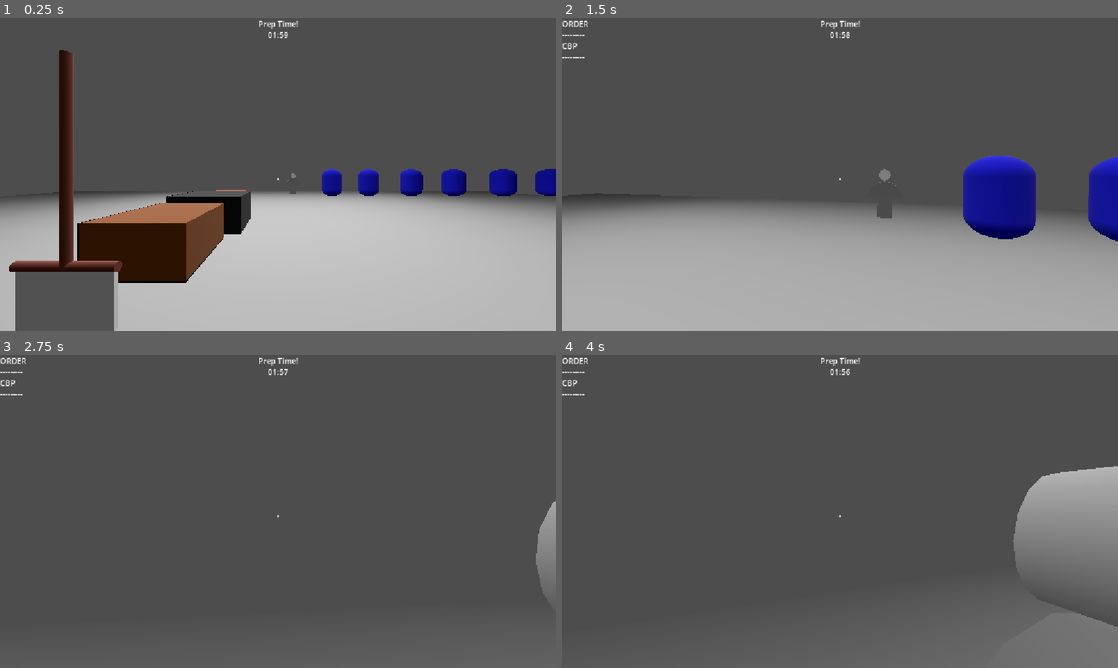
Above: before the commit, frames 1-4 (two rows, left to right).
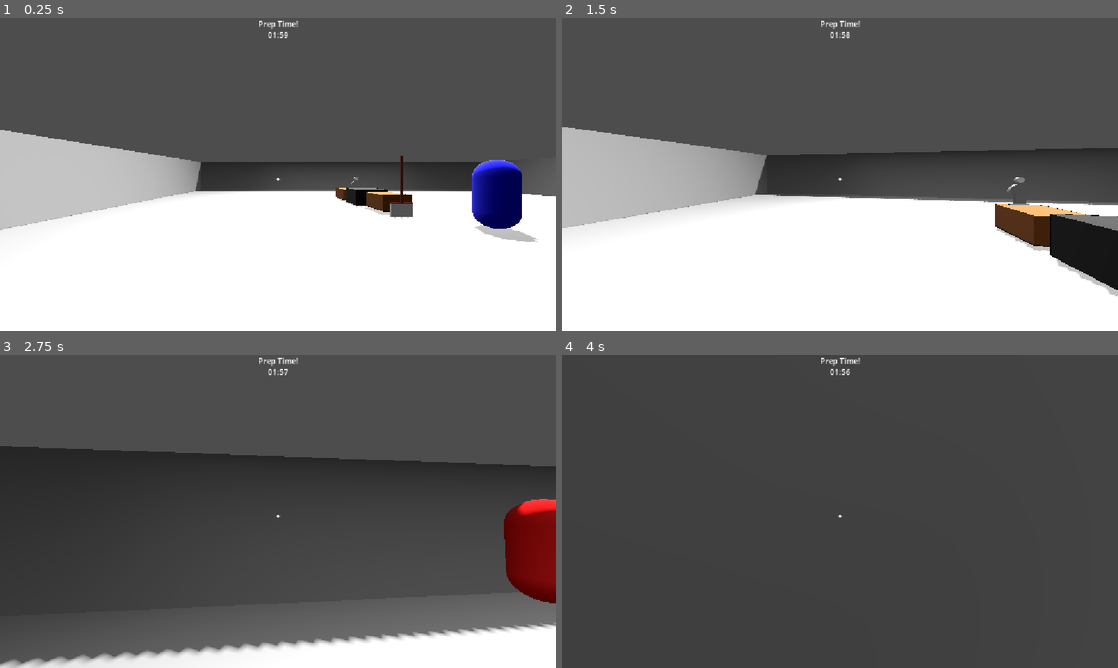
Above: after the commit, the same moments.

Repository: AlexLietha/Slacker
Game: Godot game, scene res://Scenes/test.tscn
Same seed, same stepped clock (60 frames per second), same inputs: the game is played once before the commit and once after it. The project has no main scene, so this scene is started directly.
Inputs (mouse positions are in pixels of both pictures, inside the frame that each line leads up to):
- Up to frame 1 (0.25 s): no input
- Up to frame 2 (1.5 s): tap Enter (ui_accept) at 0.5, 0.77 s; move the mouse to (867, 174) at 0.52 s; hold W (moveForward) from 0.53 s (still down); right-click (867, 174) at 0.6 s; move the mouse to (812, 174) at 1.27 s; tap E (interact) at 1.35 s
- Up to frame 3 (2.75 s): keep holding W (moveForward); tap Enter (ui_accept) at 1.52 s; move the mouse to (289, 505) at 2.02 s; tap ` (reassignRoles) at 2.1 s
- Up to frame 4 (4 s): keep holding W (moveForward); move the mouse to (834, 517) at 2.77 s; right-click (834, 517) at 2.85 s; tap Enter (ui_accept) at 3.02, 3.5, 3.77 s; move the mouse to (878, 514) at 3.52 s; tap E (interact) at 3.6 s

The runs differ from the first frame. In frame 1, 54% of the frame differs, in the area x 0-100%, y 10-100%; in frame 2, 54%, in the area x 0-100%, y 0-100%; in frame 3, 25%; in frame 4, 20%.

Commit message:
Every cook is now a player! Removed redundant player_controller.gd script and merged it into playerMovement.gd. Also added walls around test area

Diff:
--- a/slacker/Scenes/lobby_area.tscn
+++ b/slacker/Scenes/lobby_area.tscn
@@ -1,6 +1,5 @@
 [gd_scene format=3 uid="uid://bo5noycjqc8v0"]
 
-[ext_resource type="PackedScene" uid="uid://cvpyrpe15q2qy" path="res://Scenes/cook.tscn" id="2_qoeas"]
 [ext_resource type="PackedScene" uid="uid://w1hcy6j1i0vj" path="res://Scenes/player.tscn" id="3_ioqnf"]
 
 [sub_resource type="ProceduralSkyMaterial" id="ProceduralSkyMaterial_jlmwd"]
@@ -39,23 +38,20 @@
 
 [node name="Players" type="Node" parent="." unique_id=1901309178]
 
-[node name="Player" parent="Players" unique_id=1194345959 instance=ExtResource("2_qoeas")]
-transform = Transform3D(1, 0, 0, 0, 1, 0, 0, 0, 1, -3.5294867, 0.25, -2.5693521)
+[node name="Player2" parent="Players" unique_id=1090027167 instance=ExtResource("3_ioqnf")]
+transform = Transform3D(1, 0, 0, 0, 1, 0, 0, 0, 1, 0, 0.25, 4)
 
-[node name="Player2" parent="Players" unique_id=1597356447 instance=ExtResource("2_qoeas")]
-transform = Transform3D(1, 0, 0, 0, 1, 0, 0, 0, 1, -1.7883921, 0.25, -2.5693521)
+[node name="Player3" parent="Players" unique_id=610971361 instance=ExtResource("3_ioqnf")]
+transform = Transform3D(1, 0, 0, 0, 1, 0, 0, 0, 1, -1, 0.25, 4)
 
-[node name="Player3" parent="Players" unique_id=249940479 instance=ExtResource("2_qoeas")]
-transform = Transform3D(1, 0, 0, 0, 1, 0, 0, 0, 1, 0.015427828, 0.25, -2.5693521)
+[node name="Player4" parent="Players" unique_id=466042631 instance=ExtResource("3_ioqnf")]
+transform = Transform3D(1, 0, 0, 0, 1, 0, 0, 0, 1, -2, 0.25, 4)
 
-[node name="Player4" parent="Players" unique_id=1218661980 instance=ExtResource("2_qoeas")]
-transform = Transform3D(1, 0, 0, 0, 1, 0, 0, 0, 1, 1.5733874, 0.25, -2.5693521)
+[node name="Player5" parent="Players" unique_id=114169812 instance=ExtResource("3_ioqnf")]
+transform = Transform3D(1, 0, 0, 0, 1, 0, 0, 0, 1, -3, 0.25, 4)
 
-[node name="Player5" parent="Players" unique_id=827255548 instance=ExtResource("2_qoeas")]
-transform = Transform3D(1, 0, 0, 0, 1, 0, 0, 0, 1, 3.1314423, 0.25, -2.5693521)
+[node name="Player6" parent="Players" unique_id=124597235 instance=ExtResource("3_ioqnf")]
+transform = Transform3D(1, 0, 0, 0, 1, 0, 0, 0, 1, -4, 0.25, 4)
 
-[node name="Player6" parent="Players" unique_id=122886037 instance=ExtResource("2_qoeas")]
-transform = Transform3D(1, 0, 0, 0, 1, 0, 0, 0, 1, 4.476483, 0.25, -2.5693521)
-
-[node name="Player" parent="." unique_id=1090027167 instance=ExtResource("3_ioqnf")]
+[node name="Player" parent="." unique_id=1982631418 instance=ExtResource("3_ioqnf")]
 transform = Transform3D(1, 0, 0, 0, 1, 0, 0, 0, 1, 1.4306643, 0.24999976, 3.5432072)
--- a/slacker/Scenes/player.tscn
+++ b/slacker/Scenes/player.tscn
@@ -4,29 +4,39 @@
 [ext_resource type="Script" uid="uid://dqpaw7ty68pbe" path="res://Scripts/playerMovement.gd" id="1_g2els"]
 [ext_resource type="Script" uid="uid://3i2b3c7mfewl" path="res://Scripts/Orders/UI/order_list.gd" id="3_6t5aa"]
 
-[sub_resource type="BoxShape3D" id="BoxShape3D_7jh4o"]
-size = Vector3(0.6, 1, 0.15)
+[sub_resource type="CapsuleShape3D" id="CapsuleShape3D_vgqql"]
+
+[sub_resource type="CapsuleMesh" id="CapsuleMesh_6t5aa"]
+
+[sub_resource type="CylinderMesh" id="CylinderMesh_fkybt"]
+height = 1.5333862
 
 [node name="Player" type="CharacterBody3D" unique_id=1090027167 node_paths=PackedStringArray("interactionRayCast", "grabbedItem")]
 script = ExtResource("1_g2els")
 interactionRayCast = NodePath("Camera3D/Interaction Range")
 grabbedItem = NodePath("GrabbedObjectPosition")
 
+[node name="PlayerCollision" type="CollisionShape3D" parent="." unique_id=2098379967]
+transform = Transform3D(0.633, 0, 0, 0, 0.633, 0, 0, 0, 0.633, 0, 0.50020564, 0)
+shape = SubResource("CapsuleShape3D_vgqql")
+
+[node name="PlayerMesh" type="MeshInstance3D" parent="." unique_id=1047470937]
+transform = Transform3D(0.633, 0, 0, 0, 0.633, 0, 0, 0, 0.633, 0, 0.50020564, 0)
+mesh = SubResource("CapsuleMesh_6t5aa")
+
 [node name="Camera3D" type="Camera3D" parent="." unique_id=1067204491]
-transform = Transform3D(1, 0, 0, 0, 1, 0, 0, 0, 1, 0, 0.8, 0)
+transform = Transform3D(1, 0, 0, 0, 1, 0, 0, 0, 1, 0, 0.862, -0.25)
 current = true
+
+[node name="Hat" type="MeshInstance3D" parent="Camera3D" unique_id=913713231]
+transform = Transform3D(0.56, 0, 0, 0, 0.36, 0, 0, 0, 0.56, 0, 0.341, 0.25)
+mesh = SubResource("CylinderMesh_fkybt")
 
 [node name="Interaction Range" type="RayCast3D" parent="Camera3D" unique_id=1386856921]
 transform = Transform3D(1, 0, 0, 0, 1, 0, 0, 0, 1, 0, 0, -0.09092179)
 target_position = Vector3(0, 0, -3)
 collision_mask = 2
 script = ExtResource("1_3vyb7")
-
-[node name="Body" type="Node3D" parent="." unique_id=975716534]
-
-[node name="CollisionShape3D" type="CollisionShape3D" parent="." unique_id=312660711]
-transform = Transform3D(1, 0, 0, 0, 1, 0, 0, 0, 1, 0, 0.5, 0)
-shape = SubResource("BoxShape3D_7jh4o")
 
 [node name="UI" type="CanvasLayer" parent="." unique_id=762339402]
 
--- a/slacker/Scenes/test.tscn
+++ b/slacker/Scenes/test.tscn
@@ -8,7 +8,6 @@
 [ext_resource type="PackedScene" uid="uid://2riwns1moyus" path="res://Scenes/Grabbable Objects/burger_patty.tscn" id="6_5wyu1"]
 [ext_resource type="PackedScene" uid="uid://betf2qehtbsgn" path="res://Scenes/box.tscn" id="6_i3aeo"]
 [ext_resource type="PackedScene" uid="uid://bgu1pls1ejp2t" path="res://Scenes/Grabbable Objects/plate.tscn" id="7_5wyu1"]
-[ext_resource type="PackedScene" uid="uid://cvpyrpe15q2qy" path="res://Scenes/cook.tscn" id="8_0c07c"]
 [ext_resource type="PackedScene" uid="uid://dk6cu2cs85urb" path="res://Scenes/Grabbable Objects/broom.tscn" id="9_2cgwh"]
 
 [sub_resource type="Environment" id="Environment_7jh4o"]
@@ -16,12 +15,36 @@
 
 [node name="Node3D" type="Node3D" unique_id=464850409]
 
+[node name="DirectionalLight3D" type="DirectionalLight3D" parent="." unique_id=1984504968]
+transform = Transform3D(-0.8660254, -0.43301278, 0.25, 0, 0.49999997, 0.86602545, -0.50000006, 0.75, -0.43301266, 0, 0, 0)
+shadow_enabled = true
+
 [node name="TimerUI" parent="." unique_id=1773043747 instance=ExtResource("1_iaow0")]
 
 [node name="CSGBox3D" type="CSGBox3D" parent="." unique_id=1246626760]
 transform = Transform3D(1, 0, 0, 0, 1, 0, 0, 0, 1, 0, -0.1, 0)
 use_collision = true
 size = Vector3(20, 0.2, 20)
+
+[node name="CSGBox3D2" type="CSGBox3D" parent="." unique_id=899812674]
+transform = Transform3D(1, 0, 0, 0, 1, 0, 0, 0, 1, 9.5, 0.79999995, 0)
+use_collision = true
+size = Vector3(1, 2, 20)
+
+[node name="CSGBox3D3" type="CSGBox3D" parent="." unique_id=776678343]
+transform = Transform3D(1, 0, 0, 0, 1, 0, 0, 0, 1, -9.5, 0.79999995, 0)
+use_collision = true
+size = Vector3(1, 2, 20)
+
+[node name="CSGBox3D4" type="CSGBox3D" parent="." unique_id=177524065]
+transform = Transform3D(-4.371139e-08, 0, 1, 0, 1, 0, -1, 0, -4.371139e-08, -0.5, 0.79999995, 9)
+use_collision = true
+size = Vector3(1, 2, 20)
+
+[node name="CSGBox3D5" type="CSGBox3D" parent="." unique_id=1104345728]
+transform = Transform3D(-4.371139e-08, 0, 1, 0, 1, 0, -1, 0, -4.371139e-08, -0.5, 0.79999995, -10)
+use_collision = true
+size = Vector3(1, 2, 20)
 
 [node name="Player" parent="." unique_id=1090027167 instance=ExtResource("1_lc1oi")]
 
@@ -53,23 +76,20 @@
 
 [node name="Players" type="Node" parent="." unique_id=929891748]
 
-[node name="Player" parent="Players" unique_id=1194345959 instance=ExtResource("8_0c07c")]
-transform = Transform3D(-1, 0, -1.509958e-07, 0, 1, 0, 1.509958e-07, 0, -1, 9.979236, -0.49909234, -7.483194)
+[node name="Player2" parent="Players" unique_id=2111039850 instance=ExtResource("1_lc1oi")]
+transform = Transform3D(1, 0, 0, 0, 1, 0, 0, 0, 1, 0, 0.25, 4)
 
-[node name="Player2" parent="Players" unique_id=1302192116 instance=ExtResource("8_0c07c")]
-transform = Transform3D(-1, 0, -1.509958e-07, 0, 1, 0, 1.509958e-07, 0, -1, 8.238141, -0.49909234, -7.4831934)
+[node name="Player3" parent="Players" unique_id=1602023628 instance=ExtResource("1_lc1oi")]
+transform = Transform3D(1, 0, 0, 0, 1, 0, 0, 0, 1, -1, 0.25, 4)
 
-[node name="Player3" parent="Players" unique_id=59517641 instance=ExtResource("8_0c07c")]
-transform = Transform3D(-1, 0, -1.509958e-07, 0, 1, 0, 1.509958e-07, 0, -1, 6.4343214, -0.49909234, -7.4831934)
+[node name="Player4" parent="Players" unique_id=564572571 instance=ExtResource("1_lc1oi")]
+transform = Transform3D(1, 0, 0, 0, 1, 0, 0, 0, 1, -2, 0.25, 4)
 
-[node name="Player4" parent="Players" unique_id=581875996 instance=ExtResource("8_0c07c")]
-transform = Transform3D(-1, 0, -1.509958e-07, 0, 1, 0, 1.509958e-07, 0, -1, 4.876362, -0.49909234, -7.4831934)
+[node name="Player5" parent="Players" unique_id=1499186500 instance=ExtResource("1_lc1oi")]
+transform = Transform3D(1, 0, 0, 0, 1, 0, 0, 0, 1, -3, 0.25, 4)
 
-[node name="Player5" parent="Players" unique_id=1795255485 instance=ExtResource("8_0c07c")]
-transform = Transform3D(-1, 0, -1.509958e-07, 0, 1, 0, 1.509958e-07, 0, -1, 3.318307, -0.49909234, -7.4831934)
-
-[node name="Player6" parent="Players" unique_id=1385507306 instance=ExtResource("8_0c07c")]
-transform = Transform3D(-1, 0, -1.509958e-07, 0, 1, 0, 1.509958e-07, 0, -1, 1.9732661, -0.49909234, -7.483193)
+[node name="Player6" parent="Players" unique_id=1204273178 instance=ExtResource("1_lc1oi")]
+transform = Transform3D(1, 0, 0, 0, 1, 0, 0, 0, 1, -4, 0.25, 4)
 
 [node name="Broom2" parent="." unique_id=1768105010 instance=ExtResource("9_2cgwh")]
 transform = Transform3D(1, 0, 0, 0, 1, 0, 0, 0, 1, -1.0911354, 0, -1.0531983)
--- a/slacker/Scripts/Orders/order_manager.gd
+++ b/slacker/Scripts/Orders/order_manager.gd
@@ -11,7 +11,6 @@
 
 func _ready() -> void:
 	OrderSpawner.GetNewOrderSignal().connect(StartOrder)
-	OrderSpawner.StartSpawningOrder()
 
 func StartOrder(order: Order) -> Order:
 	orderInt += 1
--- a/slacker/Scripts/playerMovement.gd
+++ b/slacker/Scripts/playerMovement.gd
@@ -4,16 +4,39 @@
 @export var speed := 5.0
 @export var jumpVelocity := 5
 @export var mouseSensitivity := 0.004
+@export var role = "Cook"
 
 @onready var camera = $Camera3D
+@onready var hat := $Camera3D/Hat
+@onready var player_mesh := $PlayerMesh
 
 @export var interactionRayCast : RayCast3D
 @export var grabbedItem : Node3D
 
 func _ready() -> void:
+	add_to_group("players")
 	Input.mouse_mode = Input.MOUSE_MODE_CAPTURED
 
 func _physics_process(delta: float) -> void:
+
+	if role == "Manager":
+		hat.show()
+		var material = StandardMaterial3D.new()
+		material.albedo_color = Color.WHITE
+		player_mesh.material_override = material
+
+	if role == "Cook":
+		hat.hide()
+		var material = StandardMaterial3D.new()
+		material.albedo_color = Color.BLUE
+		player_mesh.material_override = material
+
+	if role == "Slacker":
+		hat.hide()
+		var material = StandardMaterial3D.new()
+		material.albedo_color = Color.RED
+		player_mesh.material_override = material
+
 	# Add the gravity.
 	if not is_on_floor():
 		velocity += get_gravity() * delta
--- a/slacker/Scripts/round_timer.gd
+++ b/slacker/Scripts/round_timer.gd
@@ -1,4 +1,8 @@
 extends Node
+
+# Dear future Aidan, or future programmer,
+#		Please do a state machine for the rounds instead
+#		- xoxo pookie bear aidan
 
 @onready var clock = $"../Clock"
 @onready var round_title = $"../Round Title"
@@ -21,9 +25,14 @@
 func set_round_name(name):
 	round_title.text = name
 
+func get_round_name():
+	return round_title.text
+
 func set_next_round():
 	set_round_name(round_name[round_num])
 	timer.start(round_time[round_num])
+	if round_num == 1:
+		OrderSpawner.StartSpawningOrder()
 	round_num += 1
 
 func _process(delta):
